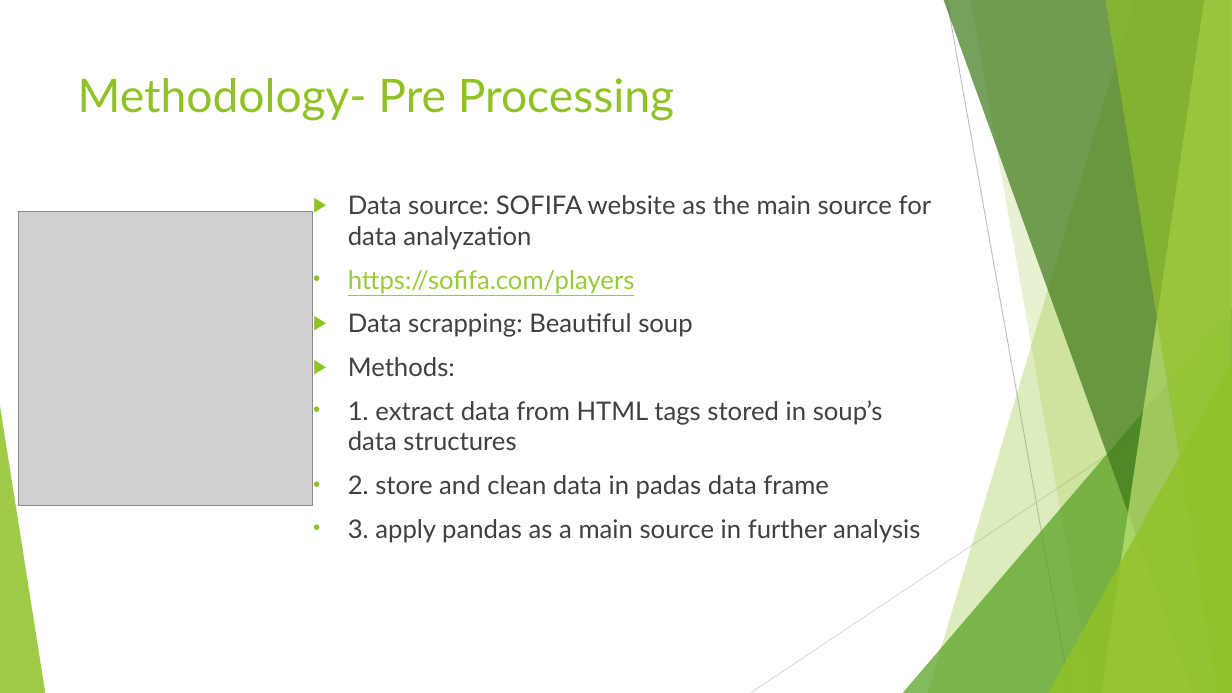
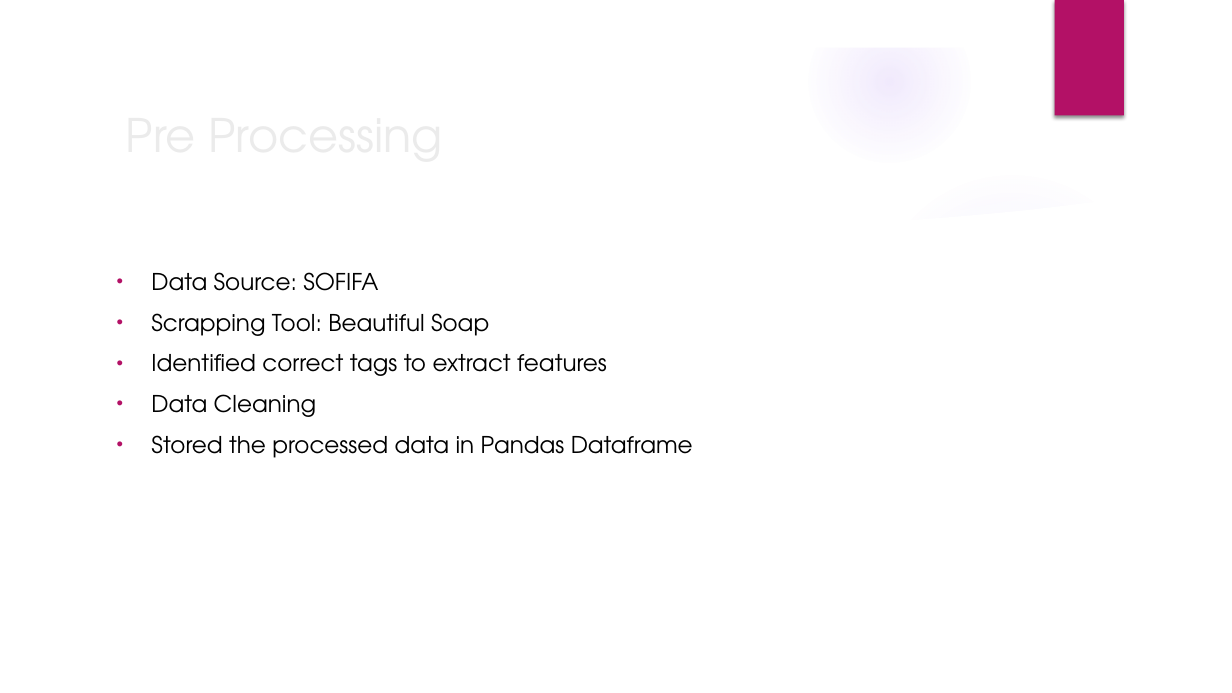
Before and after one commit to sharax/ECE_143_Group_11, a slide deck: slide 3 of ECE_143.pptx. Drawn at 1232x693 pixels with LibreOffice and Linux fonts; fonts in the diff are those of the drawing; grey boxes stand for pictures; background and template pictures are left out. Boxes give left, top, right and bottom in pixels: in the first picture for what was removed or moved away, otherwise in the second. Text is boxed around its words. In the diff, an @@ line names an element or a change of style, - is before the commit and + after.

```diff
--- a/ECE_143.pptx
+++ b/ECE_143.pptx
@@ group added at <box>0,0,1232,693</box>: 5 ellipses, 3 freeform shapes @@
@@ rectangle added at <box>1055,0,1124,116</box>, fill #B31166 @@
@@ title at <box>78,78,674,121</box>: text changed; font Lato to TeX Gyre Adventor; text colour #90C226 to #EBEBEB @@
-Methodology- Pre Processing
+Pre Processing
@@ title "Pre Processing" at <box>116,98,1002,169</box>: vertical alignment top to middle @@
@@ text removed at <box>348,195,932,543</box> @@
-▶ Data source: SOFIFA website as the main source for data analyzation
-• https://sofifa.com/players
-▶ Data scrapping: Beautiful soup
-▶ Methods:
-• 1. extract data from HTML tags stored in soup’s data structures
-• 2. store and clean data in padas data frame
-• 3. apply pandas as a main source in further analysis
@@ picture removed at <box>18,212,313,506</box> @@
@@ text added at <box>151,272,693,458</box>, 18 pt, text #000000 @@
+• Data Source: SOFIFA
+• Scrapping Tool: Beautiful Soap
+• Identified correct tags to extract features
+• Data Cleaning
+• Stored the processed data in Pandas Dataframe
@@ group removed at <box>0,0,1232,693</box>: 5 freeform shapes, 3 triangles, 2 lines @@
```
Also in this commit, not shown: 11 other slides changed, 7 slides added, 6 slides removed.
